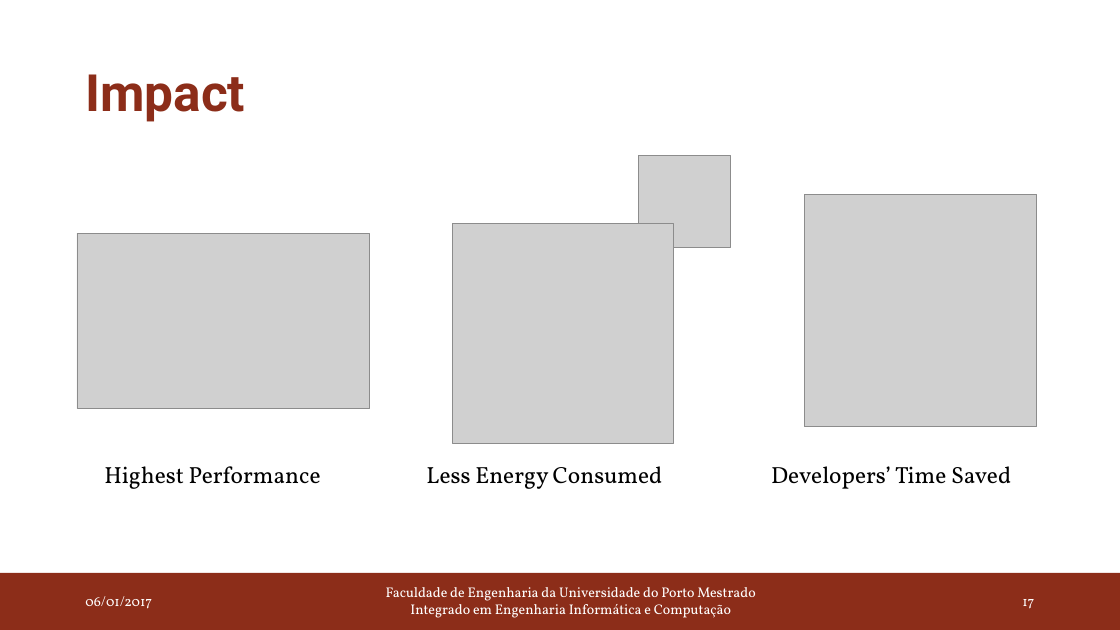
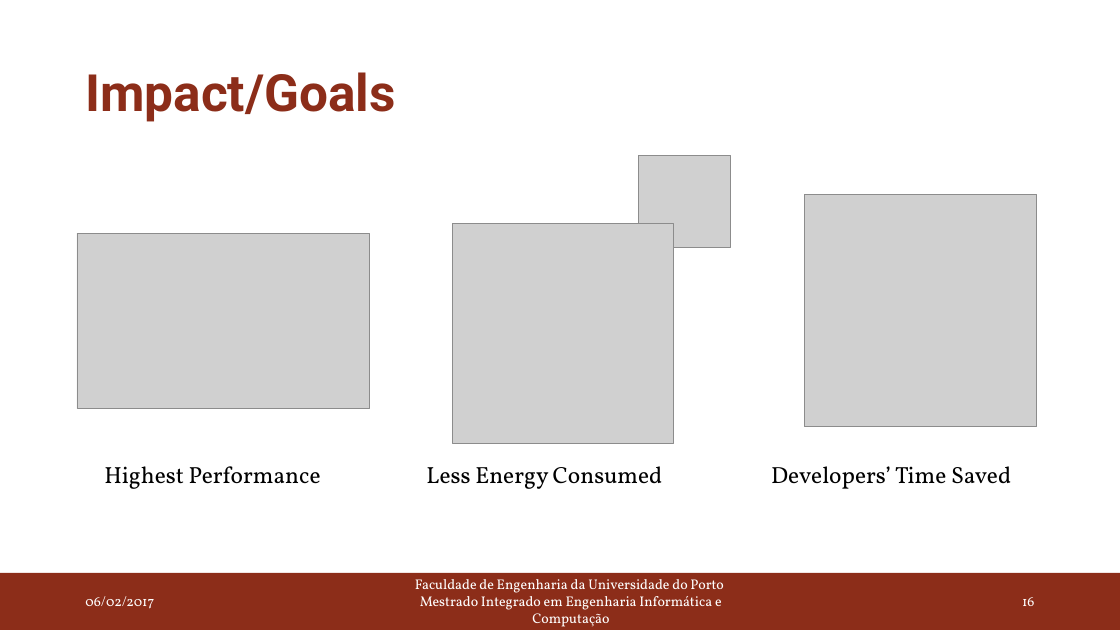
Before and after one commit to joaoBordalo/FEUP-Dissertation, a slide deck: slide 16 of deliverables/PDIS/second delivery/Autotuning Parallel Application in Heterogeneous Systems.pptx (slide 17 before the commit). Drawn at 1120x630 pixels with LibreOffice and Linux fonts; fonts in the diff are those of the drawing; grey boxes stand for pictures. Boxes give left, top, right and bottom in pixels: in the first picture for what was removed or moved away, otherwise in the second. Text is boxed around its words. In the diff, an @@ line names an element or a change of style, - is before the commit and + after.

```diff
--- a/deliverables/PDIS/second delivery/Autotuning Parallel Application in Heterogeneous Systems.pptx
+++ b/deliverables/PDIS/second delivery/Autotuning Parallel Application in Heterogeneous Systems.pptx
@@ title at (85, 72, 395, 122): text changed @@
-Impact
+Impact/Goals
@@ text at (85, 596, 154, 609): text changed @@
-06/01/2017
+06/02/2017
@@ text at (415, 579, 723, 627): text changed @@
-Faculdade de Engenharia da Universidade do Porto Mestrado Integrado em Engenharia Informática e Computação
+Faculdade de Engenharia da Universidade do Porto
+Mestrado Integrado em Engenharia Informática e Computação
@@ page number at (1022, 597, 1034, 606): text changed @@
-17
+16
```
Also in this commit, not shown: 16 other slides changed, 1 slide removed, 36 other files.
